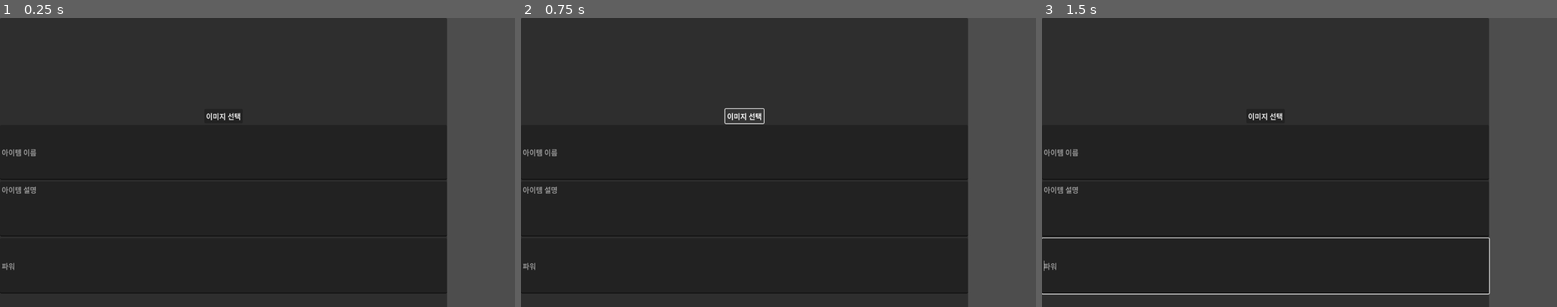
Above: before the commit, frames 1-3 (left to right).
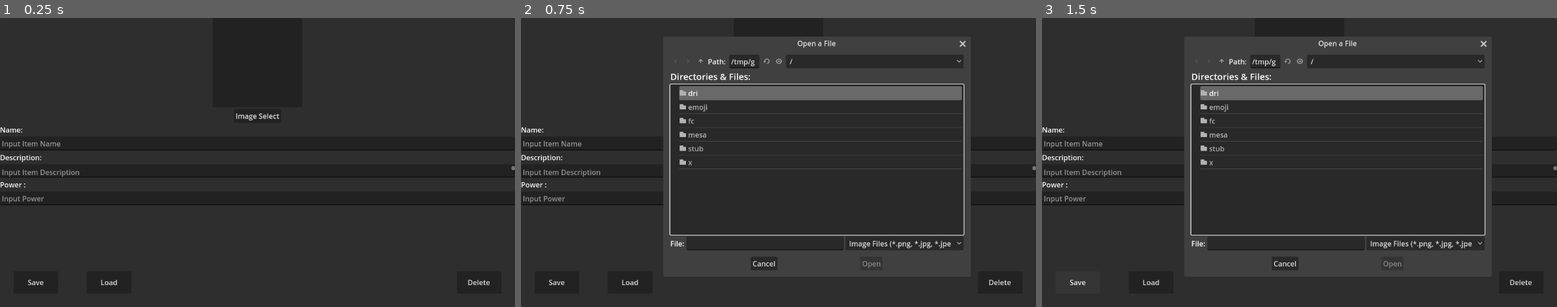
Above: after the commit, the same moments.

Repository: RedpingDev/Godot4ItemEditor
Game: Godot game, scene res://ItemEditor.tscn
The game is run twice, just before and just after one commit, with the same random seed, the same clock (stepped at 60 frames per second) and the same inputs. The project has no main scene, so this scene is started directly.
Inputs (mouse positions are in pixels of both pictures, inside the frame that each line leads up to):
- Up to frame 1 (0.25 s): no input
- Up to frame 2 (0.75 s): click "이미지 선택" (after the commit: "Image Select") at 0.5 s
- Up to frame 3 (1.5 s): click (1078, 283) at 1.25 s, where only the run after the commit has a clickable "Save"

The runs differ from the first frame. In frame 1, 15% of the frame differs, in the area x 0-100%, y 0-100%; in frame 2, 25%; in frame 3, 25%.

Commit message:
ItemEditor version 1

Diff:
--- a/ItemEditor.tscn
+++ b/ItemEditor.tscn
@@ -1,17 +1,25 @@
-[gd_scene load_steps=2 format=3 uid="uid://dsl7o01coe4yq"]
+[gd_scene load_steps=3 format=3 uid="uid://dsl7o01coe4yq"]
 
 [ext_resource type="Script" path="res://item_editor.gd" id="1_bo57u"]
 
+[sub_resource type="Theme" id="Theme_mgjn0"]
+
 [node name="ItemEditor" type="Control"]
 layout_mode = 3
-anchors_preset = 0
+anchors_preset = 15
+anchor_right = 1.0
+anchor_bottom = 1.0
+grow_horizontal = 2
+grow_vertical = 2
 script = ExtResource("1_bo57u")
 
 [node name="Panel" type="Panel" parent="."]
-custom_minimum_size = Vector2(1000, 1000)
-layout_mode = 0
-offset_right = 40.0
-offset_bottom = 40.0
+layout_mode = 1
+anchors_preset = 15
+anchor_right = 1.0
+anchor_bottom = 1.0
+grow_horizontal = 2
+grow_vertical = 2
 
 [node name="VBoxContainer" type="VBoxContainer" parent="Panel"]
 custom_minimum_size = Vector2(400, 400)
@@ -22,51 +30,135 @@
 grow_horizontal = 2
 grow_vertical = 2
 
-[node name="ItemImageRect" type="TextureRect" parent="Panel/VBoxContainer"]
+[node name="ImageMargin" type="MarginContainer" parent="Panel/VBoxContainer"]
+layout_mode = 2
+
+[node name="VBoxContainer" type="VBoxContainer" parent="Panel/VBoxContainer/ImageMargin"]
+layout_mode = 2
+
+[node name="PanelContainer" type="PanelContainer" parent="Panel/VBoxContainer/ImageMargin/VBoxContainer"]
 custom_minimum_size = Vector2(200, 200)
 layout_mode = 2
 size_flags_horizontal = 4
+size_flags_vertical = 4
 
-[node name="SelectImageButton" type="Button" parent="Panel/VBoxContainer"]
+[node name="ItemImageRect" type="TextureRect" parent="Panel/VBoxContainer/ImageMargin/VBoxContainer/PanelContainer"]
+custom_minimum_size = Vector2(200, 200)
 layout_mode = 2
 size_flags_horizontal = 4
-text = "이미지 선택"
+theme = SubResource("Theme_mgjn0")
 
-[node name="ItemNameInput" type="LineEdit" parent="Panel/VBoxContainer"]
+[node name="SelectImageButton" type="Button" parent="Panel/VBoxContainer/ImageMargin/VBoxContainer"]
+layout_mode = 2
+size_flags_horizontal = 4
+text = "Image Select"
+
+[node name="NameMargin" type="MarginContainer" parent="Panel/VBoxContainer"]
+layout_mode = 2
+
+[node name="VBoxContainer" type="VBoxContainer" parent="Panel/VBoxContainer/NameMargin"]
+layout_mode = 2
+
+[node name="Label" type="Label" parent="Panel/VBoxContainer/NameMargin/VBoxContainer"]
+layout_mode = 2
+text = "Name:"
+
+[node name="ItemNameInput" type="LineEdit" parent="Panel/VBoxContainer/NameMargin/VBoxContainer"]
+custom_minimum_size = Vector2(30, 30)
 layout_mode = 2
 size_flags_vertical = 3
-placeholder_text = "아이템 이름"
+placeholder_text = "Input Item Name"
 
-[node name="ItemDescriptionInput" type="TextEdit" parent="Panel/VBoxContainer"]
+[node name="DescriptionMargin" type="MarginContainer" parent="Panel/VBoxContainer"]
+layout_mode = 2
+
+[node name="VBoxContainer" type="VBoxContainer" parent="Panel/VBoxContainer/DescriptionMargin"]
+layout_mode = 2
+
+[node name="Label" type="Label" parent="Panel/VBoxContainer/DescriptionMargin/VBoxContainer"]
+layout_mode = 2
+text = "Description:"
+
+[node name="ItemDescriptionInput" type="TextEdit" parent="Panel/VBoxContainer/DescriptionMargin/VBoxContainer"]
+custom_minimum_size = Vector2(30, 30)
 layout_mode = 2
 size_flags_vertical = 3
-placeholder_text = "아이템 설명"
+placeholder_text = "Input Item Description"
 
-[node name="ItemPowerInput" type="LineEdit" parent="Panel/VBoxContainer"]
+[node name="MarginContainer" type="MarginContainer" parent="Panel/VBoxContainer"]
+layout_mode = 2
+
+[node name="VBoxContainer" type="VBoxContainer" parent="Panel/VBoxContainer/MarginContainer"]
+layout_mode = 2
+
+[node name="Label" type="Label" parent="Panel/VBoxContainer/MarginContainer/VBoxContainer"]
+layout_mode = 2
+text = "Power :"
+
+[node name="ItemPowerInput" type="LineEdit" parent="Panel/VBoxContainer/MarginContainer/VBoxContainer"]
+custom_minimum_size = Vector2(30, 30)
 layout_mode = 2
 size_flags_vertical = 3
-placeholder_text = "파워"
+placeholder_text = "Input Power"
 
-[node name="SaveButton" type="Button" parent="Panel/VBoxContainer"]
+[node name="HBoxContainer" type="HBoxContainer" parent="Panel/VBoxContainer"]
 layout_mode = 2
 size_flags_vertical = 10
+
+[node name="MarginContainer" type="MarginContainer" parent="Panel/VBoxContainer/HBoxContainer"]
+layout_mode = 2
+theme_override_constants/margin_left = 30
+theme_override_constants/margin_top = 30
+theme_override_constants/margin_right = 30
+theme_override_constants/margin_bottom = 30
+
+[node name="SaveButton" type="Button" parent="Panel/VBoxContainer/HBoxContainer/MarginContainer"]
+custom_minimum_size = Vector2(100, 50)
+layout_mode = 2
+size_flags_horizontal = 4
+size_flags_vertical = 8
 text = "Save"
 
-[node name="LoadButton" type="Button" parent="Panel/VBoxContainer"]
+[node name="MarginContainer2" type="MarginContainer" parent="Panel/VBoxContainer/HBoxContainer"]
 layout_mode = 2
-size_flags_vertical = 10
+theme_override_constants/margin_left = 30
+theme_override_constants/margin_top = 30
+theme_override_constants/margin_right = 30
+theme_override_constants/margin_bottom = 30
+
+[node name="LoadButton" type="Button" parent="Panel/VBoxContainer/HBoxContainer/MarginContainer2"]
+custom_minimum_size = Vector2(100, 50)
+layout_mode = 2
+size_flags_horizontal = 4
+size_flags_vertical = 4
 text = "Load"
 
-[node name="DeleteButton" type="Button" parent="Panel/VBoxContainer"]
+[node name="MarginContainer3" type="MarginContainer" parent="Panel/VBoxContainer/HBoxContainer"]
 layout_mode = 2
-size_flags_vertical = 10
+size_flags_horizontal = 10
+size_flags_vertical = 4
+theme_override_constants/margin_top = 30
+theme_override_constants/margin_right = 30
+theme_override_constants/margin_bottom = 30
+
+[node name="DeleteButton" type="Button" parent="Panel/VBoxContainer/HBoxContainer/MarginContainer3"]
+custom_minimum_size = Vector2(100, 50)
+layout_mode = 2
+size_flags_horizontal = 6
+size_flags_vertical = 4
 text = "Delete"
 
 [node name="FileDialog" type="FileDialog" parent="."]
+position = Vector2i(100, 50)
 size = Vector2i(500, 500)
 
-[connection signal="pressed" from="Panel/VBoxContainer/SelectImageButton" to="." method="_on_select_image_button_pressed"]
-[connection signal="pressed" from="Panel/VBoxContainer/SaveButton" to="." method="_on_save_button_pressed"]
-[connection signal="pressed" from="Panel/VBoxContainer/LoadButton" to="." method="_on_load_button_pressed"]
-[connection signal="pressed" from="Panel/VBoxContainer/DeleteButton" to="." method="_on_delete_button_pressed"]
+[node name="ImageFileDialog" type="FileDialog" parent="."]
+position = Vector2i(100, 50)
+size = Vector2i(500, 500)
+
+[connection signal="pressed" from="Panel/VBoxContainer/ImageMargin/VBoxContainer/SelectImageButton" to="." method="_on_select_image_button_pressed"]
+[connection signal="pressed" from="Panel/VBoxContainer/HBoxContainer/MarginContainer/SaveButton" to="." method="_on_save_button_pressed"]
+[connection signal="pressed" from="Panel/VBoxContainer/HBoxContainer/MarginContainer2/LoadButton" to="." method="_on_load_button_pressed"]
+[connection signal="pressed" from="Panel/VBoxContainer/HBoxContainer/MarginContainer3/DeleteButton" to="." method="_on_delete_button_pressed"]
 [connection signal="file_selected" from="FileDialog" to="." method="_on_file_dialog_file_selected"]
+[connection signal="file_selected" from="ImageFileDialog" to="." method="_on_image_file_dialog_file_selected"]
--- a/item_editor.gd
+++ b/item_editor.gd
@@ -1,15 +1,20 @@
 extends Control
 
-@onready var item_name_input = $"./Panel/VBoxContainer/ItemNameInput"
-@onready var item_description_input = $"./Panel/VBoxContainer/ItemDescriptionInput"
-@onready var item_power_input = $"./Panel/VBoxContainer/ItemPowerInput"
-@onready var save_button = $"./Panel/VBoxContainer/SaveButton"
-@onready var load_button = $"./Panel/VBoxContainer/LoadButton"
-@onready var delete_button = $"./Panel/VBoxContainer/DeleteButton"
+@onready var item_name_input = $"./Panel/VBoxContainer/NameMargin/VBoxContainer/ItemNameInput"
+@onready var item_description_input = $"./Panel/VBoxContainer/DescriptionMargin/VBoxContainer/ItemDescriptionInput"
+@onready var item_power_input = $"./Panel/VBoxContainer/MarginContainer/VBoxContainer/ItemPowerInput"
+@onready var save_button = $"./Panel/VBoxContainer/HBoxContainer/MarginContainer/SaveButton"
+@onready var load_button = $"./Panel/VBoxContainer/HBoxContainer/MarginContainer2/LoadButton"
+@onready var delete_button = $"./Panel/VBoxContainer/HBoxContainer/MarginContainer3/DeleteButton"
 @onready var file_dialog = $FileDialog
 
 const ItemResource = preload("res://item_resource.gd")
 var current_action: String = ""  # 현재 수행할 동작을 저장할 변수
+
+@onready var item_image_rect = $"./Panel/VBoxContainer/ImageMargin/VBoxContainer/PanelContainer/ItemImageRect"  # TextureRect 노드
+@onready var image_button = $"./Panel/VBoxContainer/ImageMargin/VBoxContainer/SelectImageButton"  # 이미지 선택 버튼
+@onready var image_dialog = $ImageFileDialog  # 이미지용 FileDialog
+
 
 func _on_save_button_pressed():
 	current_action = "save"
@@ -49,12 +54,20 @@
 	resource.item_name = item_name_input.text
 	resource.item_description = item_description_input.text
 	resource.item_power = int(item_power_input.text)
+	resource.item_image = item_image_rect.texture  # 이미지 저장
 
 	var error = ResourceSaver.save(resource, path)
 	if error != OK:
 		push_error("Failed to save item data: " + str(error))
 	else:
 		print("Item data saved successfully: " + path)
+		clear_input_fields()
+# 입력 필드 초기화를 위한 새로운 함수
+func clear_input_fields():
+	item_name_input.text = ""
+	item_description_input.text = ""
+	item_power_input.text = "0"
+	item_image_rect.texture = null  # 이미지도 초기화
 
 func load_item_data(path):
 	var resource = load(path) as ItemResource
@@ -62,6 +75,7 @@
 		item_name_input.text = resource.item_name
 		item_description_input.text = resource.item_description
 		item_power_input.text = str(resource.item_power)
+		item_image_rect.texture = resource.item_image  # 이미지 로드
 		print("Item data loaded successfully: " + path)
 	else:
 		push_error("Failed to load item data: " + path)
@@ -70,5 +84,23 @@
 	var error = DirAccess.remove_absolute(path)
 	if error == OK:
 		print("Item data deleted successfully: " + path)
+		clear_input_fields()
 	else:
 		push_error("Failed to delete item data: " + str(error))
+
+
+func _on_select_image_button_pressed() -> void:
+	image_dialog.file_mode = FileDialog.FILE_MODE_OPEN_FILE
+	image_dialog.access = FileDialog.ACCESS_FILESYSTEM
+	image_dialog.current_dir = OS.get_executable_path().get_base_dir()
+	image_dialog.clear_filters()
+	image_dialog.add_filter("*.png, *.jpg, *.jpeg; Image Files")
+	image_dialog.popup_centered()
+
+func _on_image_file_dialog_file_selected(path: String) -> void:
+	var image = Image.new()
+	var texture = ImageTexture.new()
+
+	if image.load(path) == OK:
+		texture = ImageTexture.create_from_image(image)
+		item_image_rect.texture = texture
Not shown, added: README.md
